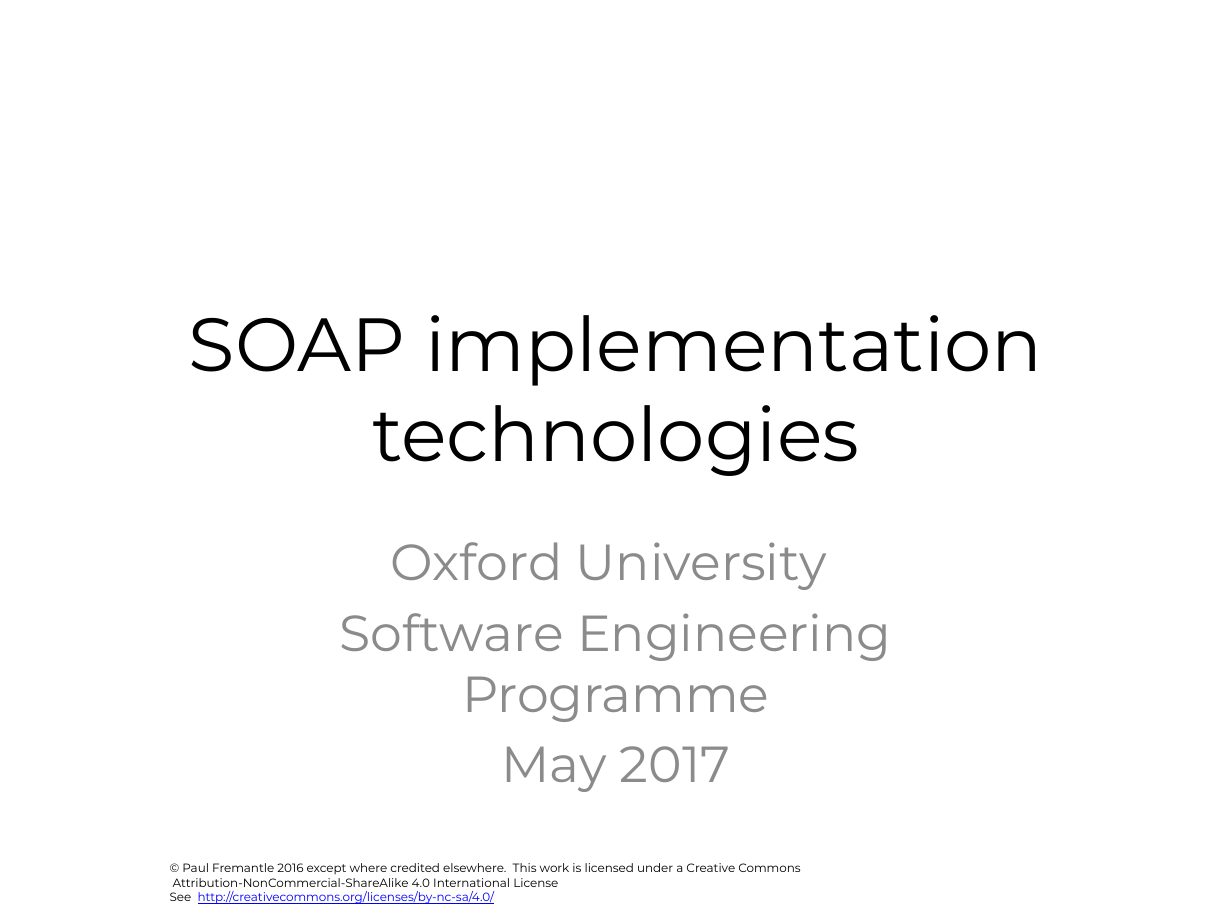
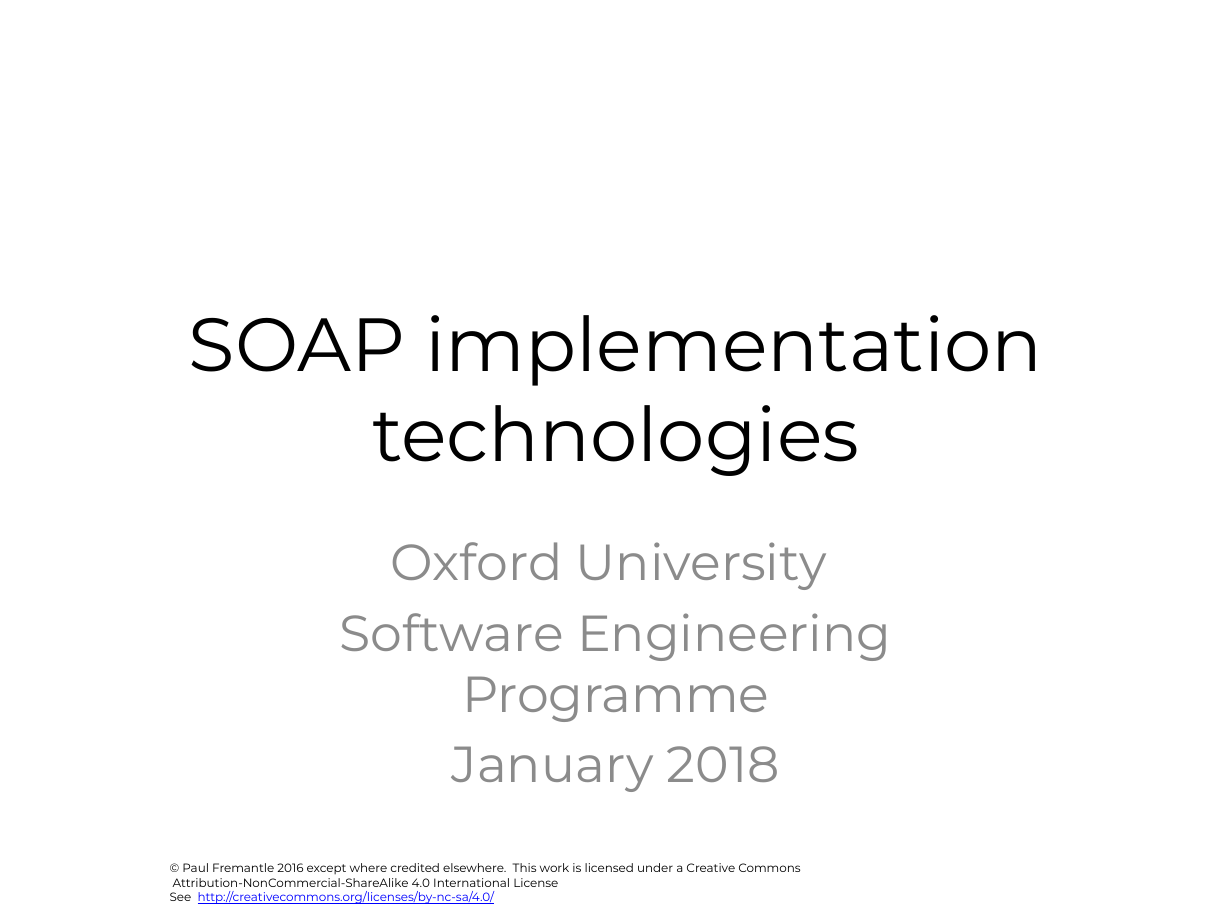
Before and after one commit to pzfreo/ox-soa, a slide deck: slide 1 of presentation-source/03-soap-implementation.pptx. Drawn at 1232x924 pixels with LibreOffice and Linux fonts; fonts in the diff are those of the drawing; background and template pictures are left out. Boxes give left, top, right and bottom in pixels: in the first picture for what was removed or moved away, otherwise in the second. Text is boxed around its words. In the diff, an @@ line names an element or a change of style, - is before the commit and + after.

```diff
--- a/presentation-source/03-soap-implementation.pptx
+++ b/presentation-source/03-soap-implementation.pptx
@@ subtitle at [452, 746, 780, 792]: text changed @@
-May 2017
+January 2018
```
Also in this commit, not shown: 23 other files.
